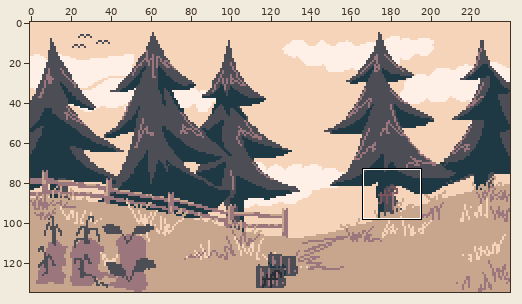
A sprite sheet gets an edit: Assets/Sprites/veggie field 1.2.png. Above, an overview of the earlier version with the close-up marked.
Close-up. Before the edit:
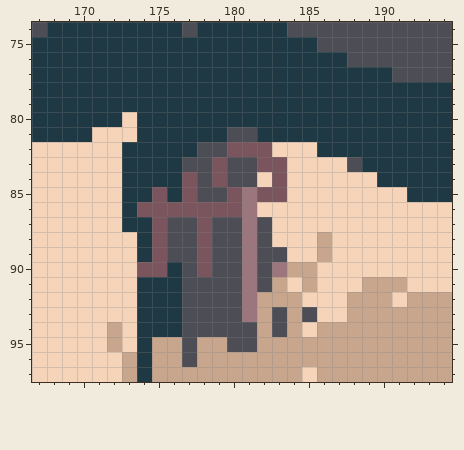
The file is 240x135 pixels. Shown: x 167..194, y 74..97.
The same view after the edit:
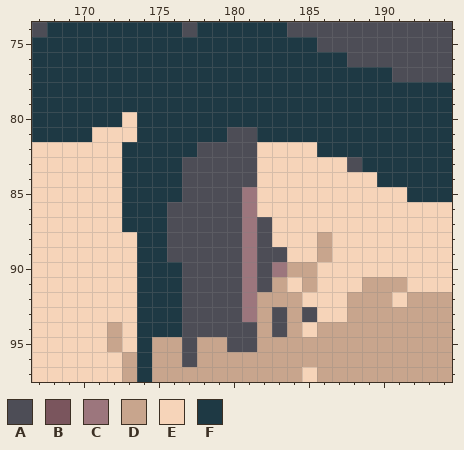
Palette (. is transparent): A #4d4d56  B #7a555d  C #9c767d  D #c8a58d  E #f6d4b9  F #1e3944
Diff:
@@ x 172..185 @@
 81 EEFFFFFFAAFFFF
-82 EFFFFFAABBBEEE
-83 EFFFFAABAABBEE
-84 EFFFFBABAAEBEE
-85 EFFBFBAABCBBEE
-86 EFBBBBBBBCEEEE
-87 EFFBAABAACAEEE
-88 EEFBAABAACAEEE
-89 EEFBAABAACAAEE
-90 EEBBFABAACACDD
+82 EFFFFFAAAAEEEE
+83 EFFFFAAAAAEEEE
+84 EFFFFAAAAAEEEE
+85 EFFFFAAAACEEEE
+86 EFFFAAAAACEEEE
+87 EFFFAAAAACAEEE
+88 EEFFAAAAACAEEE
+89 EEFFAAAAACAAEE
+90 EEFFFAAAACACDD
 91 EEFFFAAAACADED
Boxes around the changes in both close-ups, in picture pixels (x1, y1, x2, y2):
changed: (137, 142, 287, 277)
